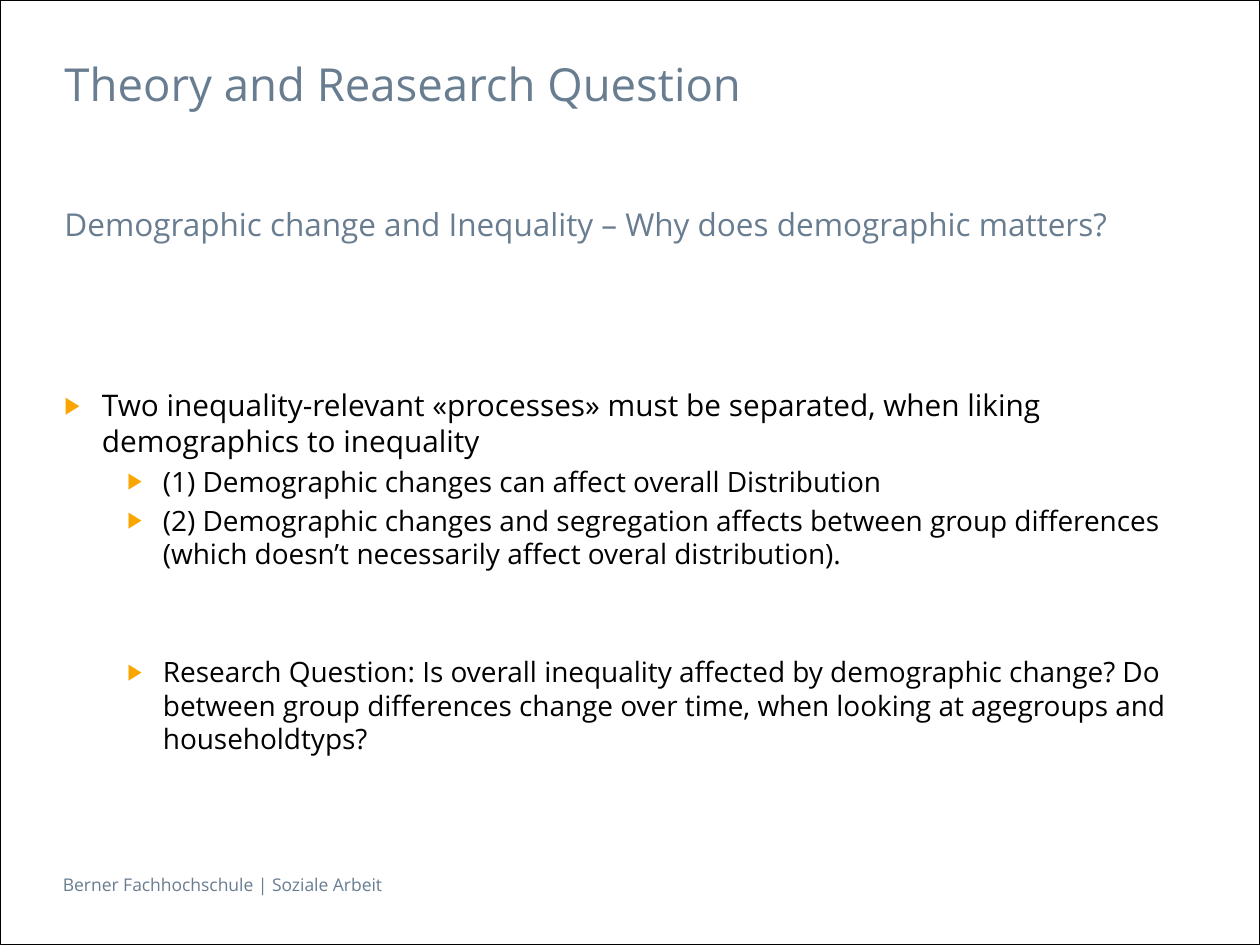
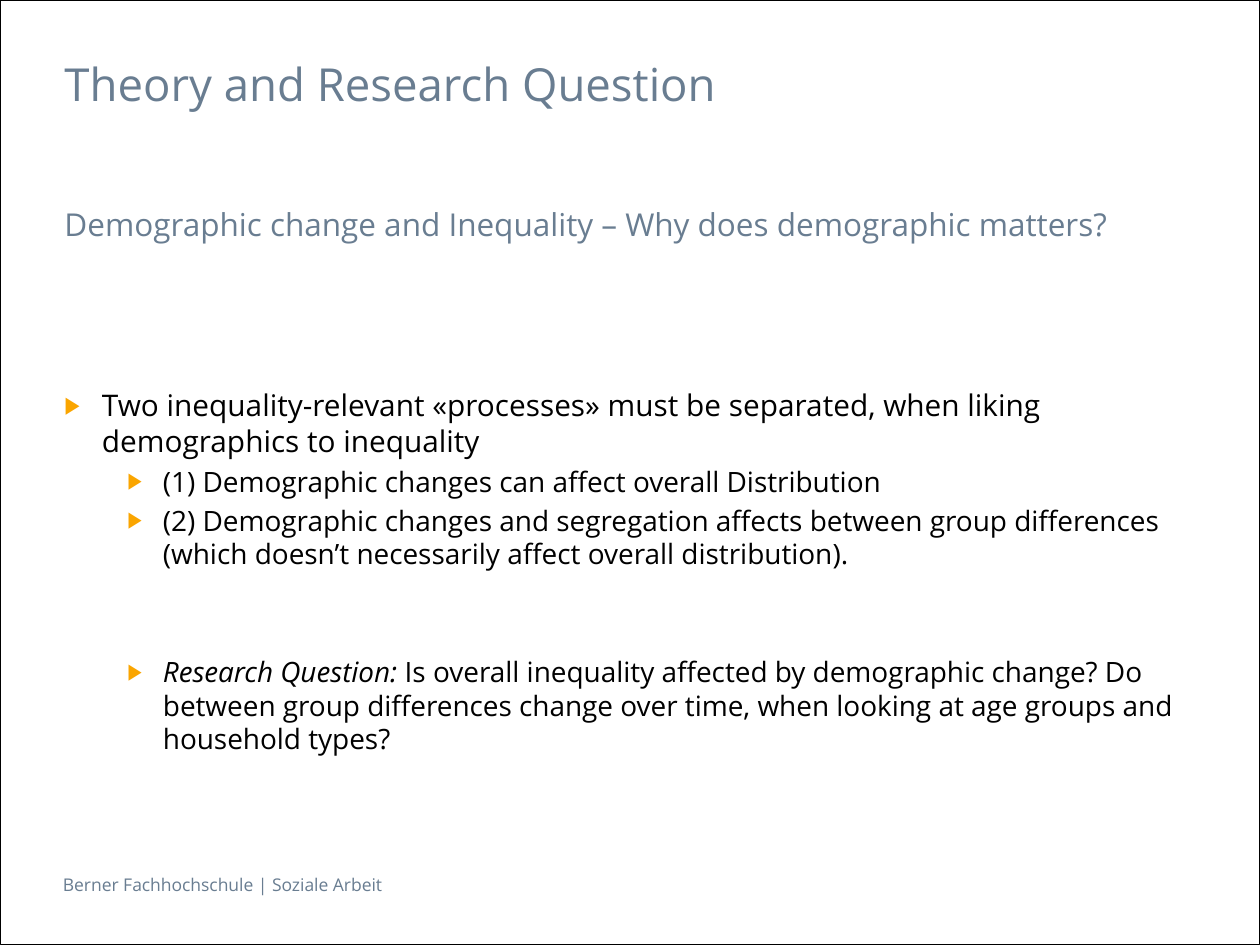
Before and after one commit to hackstutz/neuchatel, a slide deck: slide 5 of presentation/Inequality by Demographic Factors_V3.pptx. Drawn at 1260x945 pixels with LibreOffice and Linux fonts; fonts in the diff are those of the drawing. Boxes give left, top, right and bottom in pixels: in the first picture for what was removed or moved away, otherwise in the second. Text is boxed around its words. In the diff, an @@ line names an element or a change of style, - is before the commit and + after.

```diff
--- a/presentation/Inequality by Demographic Factors_V3.pptx
+++ b/presentation/Inequality by Demographic Factors_V3.pptx
@@ title at [64, 66, 716, 112]: text changed @@
-Theory and Reasearch Question
+Theory and Research Question
@@ text at [163, 509, 1173, 756]: text changed @@
-  ▶ (2) Demographic changes and segregation affects between group differences (which doesn’t necessarily affect overal distribution).
-  ▶ Research Question: Is overall inequality affected by demographic change? Do between group differences change over time, when looking at agegroups and householdtyps?
+  ▶ (2) Demographic changes and segregation affects between group differences (which doesn’t necessarily affect overall distribution).
+  ▶ Research Question: Is overall inequality affected by demographic change? Do between group differences change over time, when looking at age groups and household types?
```
Also in this commit, not shown: 12 other slides changed, 8 other files.
